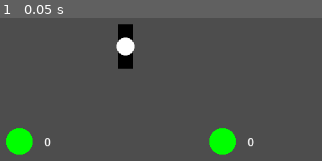
Above: before the commit, frame 1.
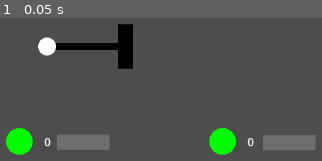
Above: after the commit, the same moment.

Repository: Wrygondryn/Megazord_BIGMODE2025
Game: Godot game, scene res://scenes/game.tscn
Same seed, same stepped clock (60 frames per second), same inputs: the game is played once before the commit and once after it.
Inputs:
- Up to frame 1 (0.05 s): no input

The runs differ from the first frame. In frame 1, 5.5% of the frame differs, in the area x 11-98%, y 13-93%.

Commit message:
Start on Modules
Made a start on modules. Right now they only have a charge capacity, and there is a "ChargableModule" scene that can be used as a sub scene to track charge and charge rate, as well as display it.

Diff:
--- a/project.godot
+++ b/project.godot
@@ -15,6 +15,10 @@
 config/features=PackedStringArray("4.3", "GL Compatibility")
 config/icon="res://icon.svg"
 
+[autoload]
+
+Helpers="*res://scripts/helpers.gd"
+
 [input]
 
 left_click={
--- /dev/null
+++ b/resources/test_module.tres
@@ -0,0 +1,7 @@
+[gd_resource type="Resource" script_class="ModuleData" load_steps=2 format=3 uid="uid://08ag4xompugm"]
+
+[ext_resource type="Script" path="res://scripts/module_data.gd" id="1_py0h1"]
+
+[resource]
+script = ExtResource("1_py0h1")
+charge_capacity = 50.0
--- /dev/null
+++ b/scenes/chargable_module.tscn
@@ -0,0 +1,29 @@
+[gd_scene load_steps=6 format=3 uid="uid://3y3al18ah6ax"]
+
+[ext_resource type="Script" path="res://scripts/module.gd" id="1_mqmjf"]
+
+[sub_resource type="Gradient" id="Gradient_wwtmp"]
+offsets = PackedFloat32Array(1)
+colors = PackedColorArray(0.435192, 0.435192, 0.435192, 1)
+
+[sub_resource type="GradientTexture1D" id="GradientTexture1D_lk3ne"]
+gradient = SubResource("Gradient_wwtmp")
+
+[sub_resource type="Gradient" id="Gradient_xa34d"]
+offsets = PackedFloat32Array(0)
+colors = PackedColorArray(0.787569, 0.787569, 0, 1)
+
+[sub_resource type="GradientTexture1D" id="GradientTexture1D_pgdbo"]
+gradient = SubResource("Gradient_xa34d")
+
+[node name="ChargableModule" type="Node2D"]
+scale = Vector2(0.3, 0.3)
+script = ExtResource("1_mqmjf")
+
+[node name="ChargeBarBackground" type="Sprite2D" parent="."]
+scale = Vector2(1, 74)
+texture = SubResource("GradientTexture1D_lk3ne")
+
+[node name="ChargeBar" type="Sprite2D" parent="."]
+scale = Vector2(0.859375, 46.6667)
+texture = SubResource("GradientTexture1D_pgdbo")
--- a/scenes/game.tscn
+++ b/scenes/game.tscn
@@ -1,9 +1,11 @@
-[gd_scene load_steps=5 format=3 uid="uid://he3fi3w1rn4e"]
+[gd_scene load_steps=7 format=3 uid="uid://he3fi3w1rn4e"]
 
 [ext_resource type="Script" path="res://scripts/player_control.gd" id="1_bofyj"]
 [ext_resource type="PackedScene" uid="uid://dchbk5yutlhiu" path="res://scenes/socket.tscn" id="3_y3a8c"]
 [ext_resource type="PackedScene" uid="uid://cm5hedf25enbl" path="res://scenes/jack.tscn" id="4_ojb0u"]
 [ext_resource type="PackedScene" uid="uid://kwregxsookrk" path="res://scenes/jack_dispenser.tscn" id="4_whl4r"]
+[ext_resource type="PackedScene" uid="uid://3y3al18ah6ax" path="res://scenes/chargable_module.tscn" id="5_llxl5"]
+[ext_resource type="Resource" uid="uid://08ag4xompugm" path="res://resources/test_module.tres" id="6_7nf4m"]
 
 [node name="Game" type="Node2D"]
 
@@ -16,15 +18,28 @@
 
 [node name="Sockets" type="Node2D" parent="JacksAndSockets"]
 
-[node name="Socket" parent="JacksAndSockets/Sockets" instance=ExtResource("3_y3a8c")]
+[node name="Socket" parent="JacksAndSockets/Sockets" node_paths=PackedStringArray("module") instance=ExtResource("3_y3a8c")]
 position = Vector2(-153, 137)
+module = NodePath("../../ChargableModules/ChargableModule")
 
-[node name="Socket2" parent="JacksAndSockets/Sockets" instance=ExtResource("3_y3a8c")]
+[node name="Socket2" parent="JacksAndSockets/Sockets" node_paths=PackedStringArray("module") instance=ExtResource("3_y3a8c")]
 position = Vector2(140, 137)
+module = NodePath("../../ChargableModules/ChargableModule2")
 
 [node name="Jacks" type="Node2D" parent="JacksAndSockets"]
 
 [node name="BoosterJack" parent="JacksAndSockets/Jacks" instance=ExtResource("4_ojb0u")]
-charge = 4
+position = Vector2(-113, 0)
+power = 4
+
+[node name="ChargableModules" type="Node2D" parent="JacksAndSockets"]
+
+[node name="ChargableModule" parent="JacksAndSockets/ChargableModules" instance=ExtResource("5_llxl5")]
+position = Vector2(-61, 138)
+module_data = ExtResource("6_7nf4m")
+
+[node name="ChargableModule2" parent="JacksAndSockets/ChargableModules" instance=ExtResource("5_llxl5")]
+position = Vector2(236, 139)
+module_data = ExtResource("6_7nf4m")
 
 [node name="Camera2D" type="Camera2D" parent="."]
--- a/scenes/socket.tscn
+++ b/scenes/socket.tscn
@@ -11,7 +11,7 @@
 scale = Vector2(0.075, 0.075)
 texture = ExtResource("1_18u3d")
 
-[node name="ChargeDisplay_TEMP" type="Label" parent="."]
+[node name="PowerDisplay_TEMP" type="Label" parent="."]
 offset_left = 30.0
 offset_top = -11.0
 offset_right = 52.0
--- /dev/null
+++ b/scripts/helpers.gd
@@ -0,0 +1,3 @@
+extends Node
+
+const MAX_CHARGE_PER_SEC = 50
--- a/scripts/jack.gd
+++ b/scripts/jack.gd
@@ -1,6 +1,6 @@
 extends Node2D
 
-@export_range(0, 10, 1, "or_greater") var charge: int = 1
+@export_range(0, 10, 1, "or_greater") var power: int = 1
 
 @onready var line: Line2D = $Line2D
 @onready var sprite: Sprite2D = $Sprite2D
--- /dev/null
+++ b/scripts/module.gd
@@ -0,0 +1,31 @@
+extends Node2D
+class_name Module
+
+@export var module_data: ModuleData
+
+@onready var charge_bar: Sprite2D = $ChargeBar
+
+var charge: float = 0.0
+var charge_rate: float = 0.0
+var initial_charge_bar_transform: Transform2D
+
+func set_proportional_charge_rate(proportion: float):
+	assert(proportion >= 0.0 && proportion <= 1.0)
+	charge_rate = Helpers.MAX_CHARGE_PER_SEC * proportion
+
+# Called when the node enters the scene tree for the first time.
+func _ready() -> void:
+	initial_charge_bar_transform = charge_bar.transform
+
+# Called every frame. 'delta' is the elapsed time since the previous frame.
+func _process(delta: float) -> void:
+	charge += charge_rate * delta
+	#TODO: Charge decay
+	if charge >= module_data.charge_capacity || charge <= 0.0:
+		charge = 0.0
+
+	var frac_charged = charge / module_data.charge_capacity
+	charge_bar.transform = initial_charge_bar_transform.scaled(Vector2(frac_charged, 1.0))
+	var initial_width = charge_bar.texture.get_width() * initial_charge_bar_transform.get_scale().x * transform.get_scale().x
+	var new_width = initial_width * frac_charged
+	charge_bar.global_position.x = transform.origin.x - (initial_width - new_width) / 2.0
--- /dev/null
+++ b/scripts/module_data.gd
@@ -0,0 +1,7 @@
+extends Resource
+class_name ModuleData
+
+@export_range(1.0, 500000.0, 1.0, "or_greater", "hide_slider") var charge_capacity: float
+
+func _init(charge_capacity = 100.0):
+	self.charge_capacity = charge_capacity
--- a/scripts/player_control.gd
+++ b/scripts/player_control.gd
@@ -55,7 +55,7 @@
 			release_held_jack()
 		held_jack = null
 
-	display_charges()
+	display_powers()
 
 
 func is_connected_by_id(jack_or_socket_id: int) -> bool:
@@ -74,8 +74,11 @@
 func disconnect_jack(jack_instance_id: int) -> bool:
 	for i in range(len(connections)):
 		if jack_instance_id == connections[i].jack_instance_id:
+			var socket := instance_from_id(connections[i].socket_instance_id)
 			assert(arr_swap_remove(connections, i))
+
 			return true
+
 	return false
 
 func socket_intersecting_jack(jack: Node2D) -> Node2D:
@@ -150,14 +153,32 @@
 		var new_connection := JackSocketConnection.new(held_jack.get_instance_id(), intersecting_socket.get_instance_id())
 		connections.append(new_connection)
 
+	recalculate_module_cooldowns()
+
 #TODO: If performance tanks because of this, figure out a way for us not to have
 #to iterate through children each iteration of outer loop (i.e., make map from
 #connection to socket.jack O(1) or O(log(n)) or something)
-func display_charges():
+func display_powers():
 	for i in range(sockets.get_child_count()):
-		sockets.get_child(i).charge_display_temp.text = "0"
+		sockets.get_child(i).power_display_temp.text = "0"
 
 	for connection in connections:
-		var charge = instance_from_id(connection.jack_instance_id).charge
-		var socket = instance_from_id(connection.socket_instance_id)
-		socket.charge_display_temp.text = str(charge)
+		var power = instance_from_id(connection.jack_instance_id).power
+		var socket := instance_from_id(connection.socket_instance_id)
+		socket.power_display_temp.text = str(power)
+
+func recalculate_module_cooldowns():
+	var total_power = jacks.get_children().reduce(
+		func (acc: float, jack: Node2D) -> float: return acc + jack.power,
+		0.0
+	)
+
+	for i in range(sockets.get_child_count()):
+		sockets.get_child(i).module.set_proportional_charge_rate(0.0)
+
+	for connection in connections:
+		var power = instance_from_id(connection.jack_instance_id).power
+		var socket := instance_from_id(connection.socket_instance_id)
+		#TODO: Figure out a way to not have to mutate state between objects, it seems very
+		#easy to mess up and leak bugs
+		socket.module.set_proportional_charge_rate(power / total_power)
--- a/scripts/socket.gd
+++ b/scripts/socket.gd
@@ -1,7 +1,9 @@
 extends Node2D
 
+@export var module: Module
+
 @onready var sprite: Sprite2D = $Sprite2D
-@onready var charge_display_temp: Label = $ChargeDisplay_TEMP
+@onready var power_display_temp: Label = $PowerDisplay_TEMP
 
 var connected_jack: Node2D = null
 
